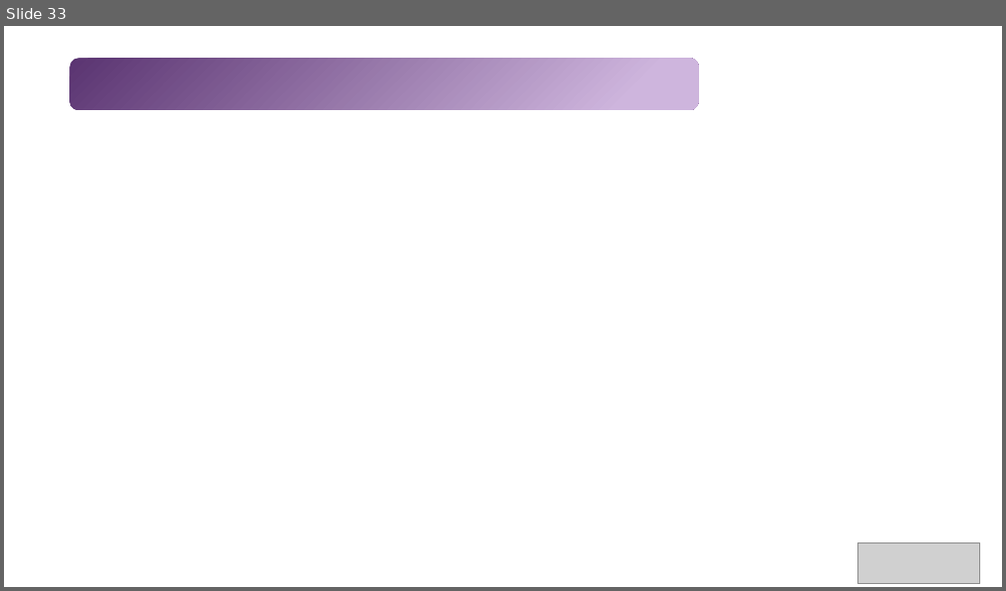
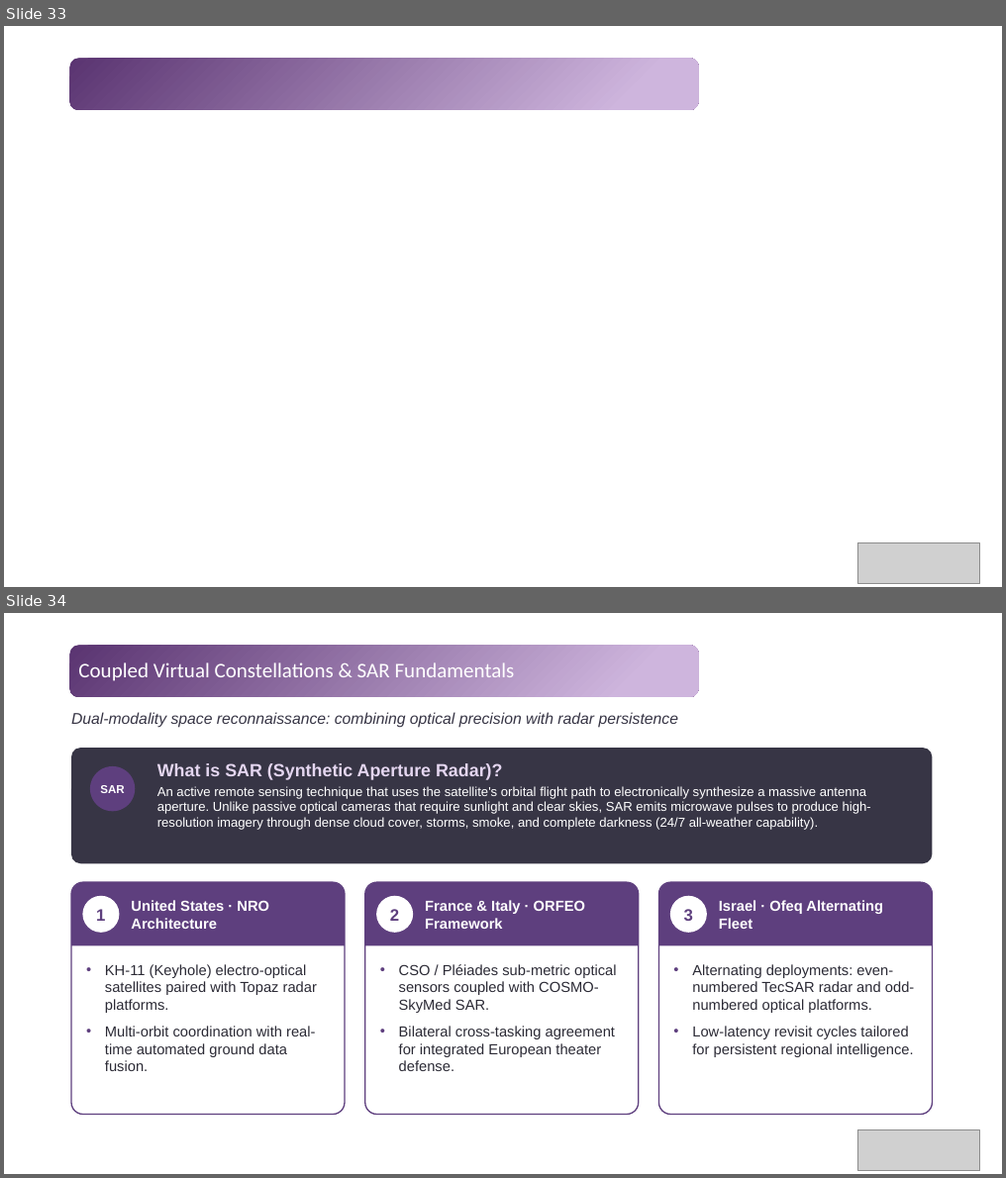
Before and after one commit to Tavi681/PoliPhysics, a slide deck: Tema 1/paper/Tema1.pptx. Shown one above the other, each under a label of ours: slide 33 before the commit, slides 33 and 34 after it. The pictures are 1006x591 and 1006x1178 pixels, drawn with LibreOffice and Linux fonts; fonts in the diff are those of the drawing; grey boxes stand for pictures; background and template pictures are left out. Boxes give left, top, right and bottom in pixels: in the first picture for what was removed or moved away, otherwise in the second. Text is boxed around its words. In the diff, an @@ line names an element or a change of style, - is before the commit and + after.

```diff
--- a/Tema 1/paper/Tema1.pptx
+++ b/Tema 1/paper/Tema1.pptx
@@ slide 34 added at bbox=[4, 613, 1002, 1174], background #FFFFFF; not listed: 1 template element that a slide beside it also shows @@
@@ title added at bbox=[78, 663, 515, 681], 20 pt, text #FFFFFF @@
+Coupled Virtual Constellations & SAR Fundamentals
@@ text added at bbox=[71, 712, 678, 728], 15 pt, text #373545, italic @@
+Dual-modality space reconnaissance: combining optical precision with radar persistence
@@ rounded rectangle added at bbox=[71, 748, 933, 863], fill #373545 @@
@@ ellipse added at bbox=[90, 766, 135, 811], fill #5E3F7E @@
@@ text added at bbox=[100, 785, 124, 793], 11 pt, text #FFFFFF, bold @@
+SAR
@@ text added at bbox=[157, 763, 871, 830], 12.5 pt, text #FFFFFF @@
+What is SAR (Synthetic Aperture Radar)?
+An active remote sensing technique that uses the satellite's orbital flight path to electronically synthesize a massive antenna aperture. Unlike passive optical cameras that require sunlight and clear skies, SAR emits microwave pulses to produce high-resolution imagery through dense cloud cover, storms, smoke, and complete darkness (24/7 all-weather capability).
@@ rounded rectangle added at bbox=[71, 882, 345, 1115], fill #FFFFFF, outline #5E3F7E 1.25 pt @@
@@ round same rect added at bbox=[71, 882, 345, 947], fill #5E3F7E @@
@@ ellipse added at bbox=[82, 896, 119, 933], fill #FFFFFF @@
@@ text added at bbox=[96, 909, 105, 921], 16 pt, text #5E3F7E, bold @@
+1
@@ text added at bbox=[131, 900, 269, 929], 14 pt, text #FFFFFF, bold @@
+United States · NRO Architecture
@@ rounded rectangle added at bbox=[365, 882, 639, 1115], fill #FFFFFF, outline #5E3F7E 1.25 pt @@
@@ round same rect added at bbox=[365, 882, 639, 947], fill #5E3F7E @@
@@ ellipse added at bbox=[376, 896, 413, 933], fill #FFFFFF @@
@@ text added at bbox=[390, 909, 399, 921], 16 pt, text #5E3F7E, bold @@
+2
@@ text added at bbox=[425, 900, 585, 929], 14 pt, text #FFFFFF, bold @@
+France & Italy · ORFEO Framework
@@ rounded rectangle added at bbox=[659, 882, 933, 1115], fill #FFFFFF, outline #5E3F7E 1.25 pt @@
@@ round same rect added at bbox=[659, 882, 933, 947], fill #5E3F7E @@
@@ ellipse added at bbox=[670, 896, 707, 933], fill #FFFFFF @@
@@ text added at bbox=[684, 909, 693, 921], 16 pt, text #5E3F7E, bold @@
+3
@@ text added at bbox=[719, 900, 883, 929], 14 pt, text #FFFFFF, bold @@
+Israel · Ofeq Alternating Fleet
@@ text added at bbox=[105, 964, 317, 1071], 14 pt, text #2B2A35 @@
+• KH-11 (Keyhole) electro-optical satellites paired with Topaz radar platforms.
+• Multi-orbit coordination with real-time automated ground data fusion.
@@ text added at bbox=[399, 964, 617, 1071], 14 pt, text #2B2A35 @@
+• CSO / Pléiades sub-metric optical sensors coupled with COSMO-SkyMed SAR.
+• Bilateral cross-tasking agreement for integrated European theater defense.
@@ text added at bbox=[692, 964, 914, 1058], 14 pt, text #2B2A35 @@
+• Alternating deployments: even-numbered TecSAR radar and odd-numbered optical platforms.
+• Low-latency revisit cycles tailored for persistent regional intelligence.
@@ picture added at bbox=[858, 1131, 980, 1171] @@
```
Also in this commit, not shown: 2 slides changed, 2 other slides added.
